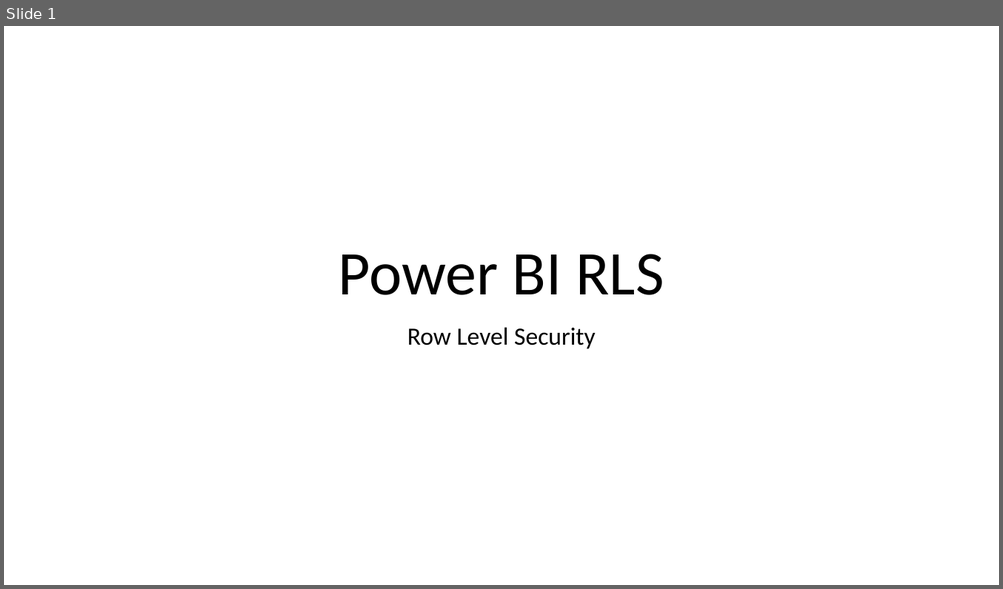
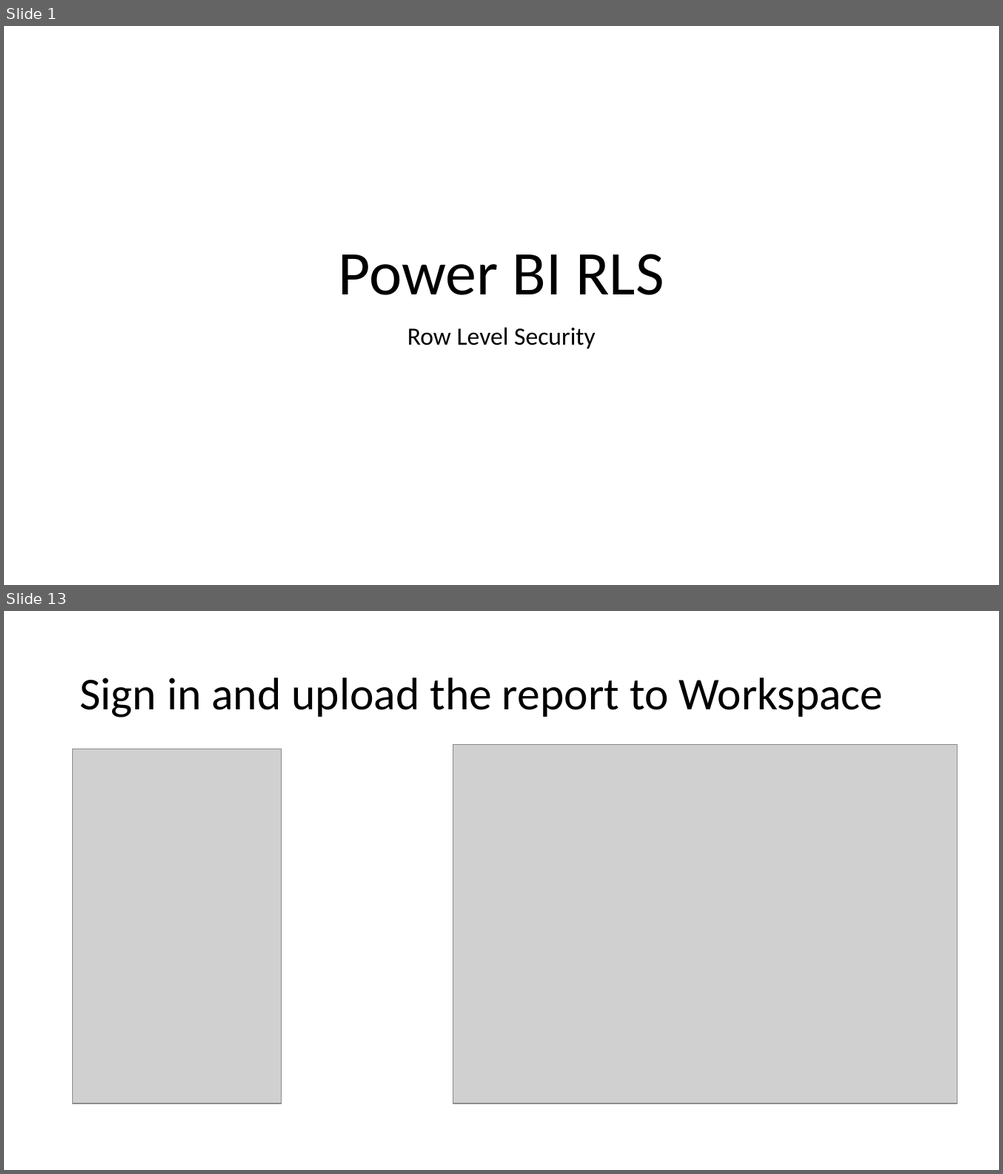
Before and after one commit to peterperov/PowerBIServer, a slide deck: Power BI Role Level Security.pptx. Shown one above the other, each under a label of ours: slide 1 before the commit, slides 1 and 13 after it; the slides between them are not shown. The pictures are 1003x589 and 1003x1174 pixels, drawn with LibreOffice and Linux fonts; fonts in the diff are those of the drawing; grey boxes stand for pictures. Boxes give left, top, right and bottom in pixels: in the first picture for what was removed or moved away, otherwise in the second. Text is boxed around its words. In the diff, an @@ line names an element or a change of style, - is before the commit and + after.

```diff
--- a/Power BI Role Level Security.pptx
+++ b/Power BI Role Level Security.pptx
@@ slide 13 added at (4, 611, 999, 1170), background #FFFFFF @@
@@ title added at (79, 678, 882, 718), 44 pt, text #000000 @@
+Sign in and upload the report to Workspace
@@ picture added at (73, 749, 282, 1104) @@
@@ picture added at (453, 744, 957, 1103) @@
```
Also in this commit, not shown: 1 slide changed, 14 other slides added.
